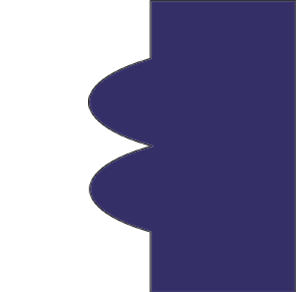
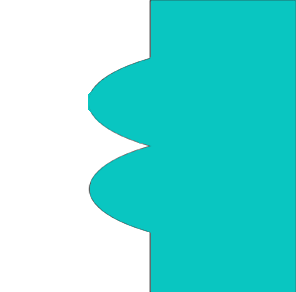
The second w=296, h=292 image is a revision of the first. Changes to its layers:
painted on "Layer 3" over box(88, 0, 296, 292)
